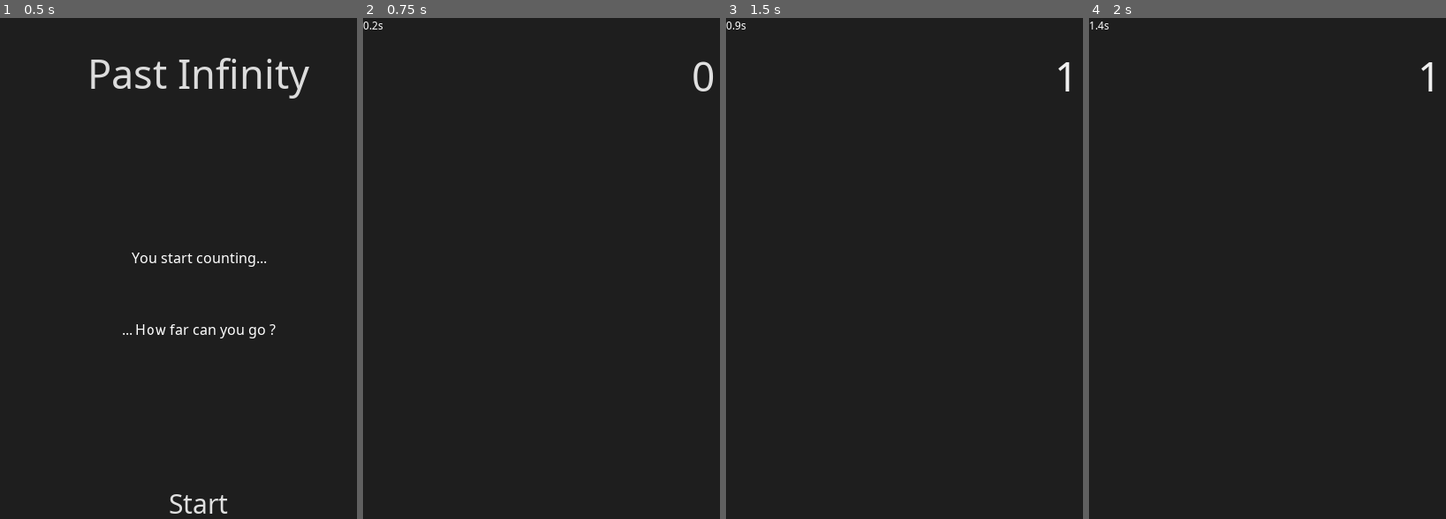
Above: before the commit, frames 1-4 (left to right).
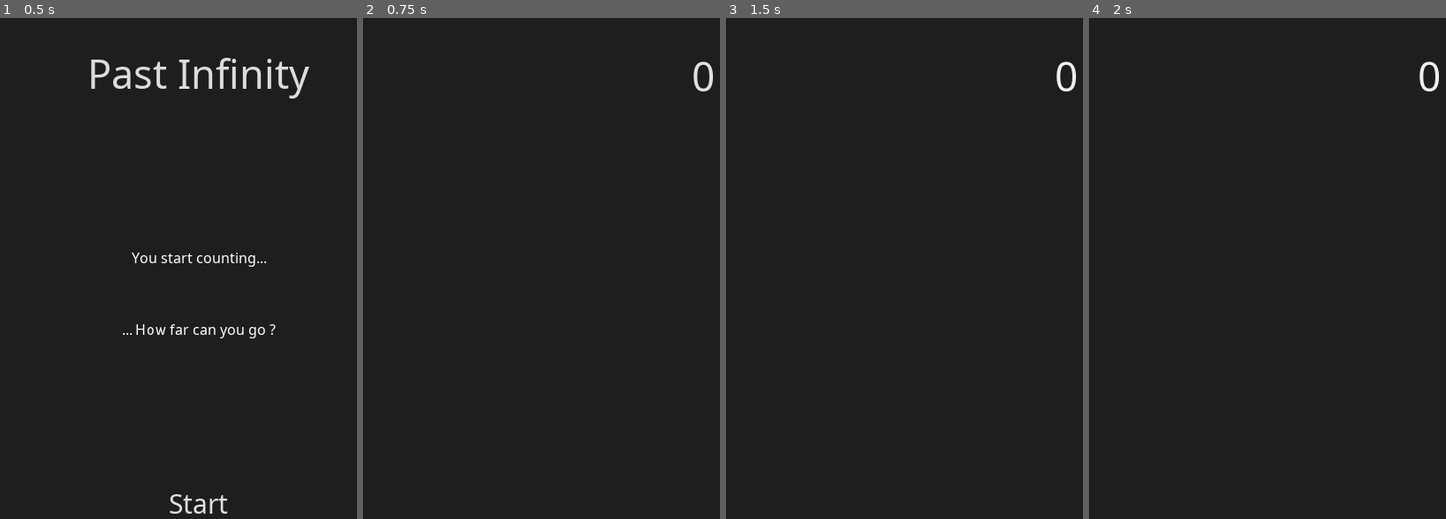
Above: after the commit, the same moments.

Repository: DanielNautre/PastInfinity
Game: Godot game, scene res://Scenes/Game.tscn
Same seed, same stepped clock (60 frames per second), same inputs: the game is played once before the commit and once after it.
Inputs:
- Up to frame 1 (0.5 s): no input
- Up to frame 2 (0.75 s): click "Start" at 0.5 s
- Up to frame 3 (1.5 s): click "0" at 1.25 s
- Up to frame 4 (2 s): no input

Frame 1 is identical in both runs. In frame 2, less than 0.1% of the frame differs, in the area x 0-6%, y 0-3%; in frame 3, 0.2%, in the area x 0-99%, y 0-15%; in frame 4, 0.2%.
Error after the commit: Parse Error: Unexpected indentation. (res://Scripts/Game.gd:254)

Commit message:
First pass at refactoring unlock_milestones

Diff:
--- a/Scripts/Game.gd
+++ b/Scripts/Game.gd
@@ -16,11 +16,11 @@
 # Game Stages (unlocked)
 var milestones= {
 	"game_started": false,
-	"counter_available": false,
-	"counter_bought": false,
-	"ten_counter1": false,
-	"ten_counter2": false,
-	"ten_counter3": false,
+	"counter1_available": false,
+	"counter1_bought": false,
+	"counter2_available": false,
+	"counter3_available": false,
+	"counter4_available": false,
 	"sacrifice_alpha_available": false,
 	"phishop_available": false,
 }
@@ -190,41 +190,42 @@
 	# FUTURE adapt formula as a way to pace the game
 	return wallet.alpha.exponent - 14
 
-func unlock_milestones(onload = false):
-	if milestones.game_started and onload:
+# TODO refactor completly, this is bad
+func unlock_milestones(onload = false, ms = null):
+	if milestones.game_started or ms == "game_started":
 		emit_signal("milestone_passed", "game_started")
 
-	if (wallet.alpha.isLargerThanOrEqualTo(10) and !milestones.counter_available) or (onload and milestones.counter_available):
-		emit_signal("milestone_passed", "counter_available")
-		if !milestones.counter_available:
-			milestones.counter_available = stats.time_since_start
-
-	if (counters.Counter1.lvl >= 1 and !milestones.counter_bought) or (onload and milestones.counter_bought):
-		emit_signal("milestone_passed", "counter_bought")
-		if !milestones.counter_bought:
-			milestones.counter_bought = stats.time_since_start
-
-	if (counters.Counter1.lvl >= 10 and !milestones.ten_counter1) or (onload and milestones.ten_counter1):
-		emit_signal("milestone_passed", "ten_counter1")
-		if !milestones.ten_counter1:
-			milestones.ten_counter1 = stats.time_since_start
-
-	if (counters.Counter2.lvl >= 10 and !milestones.ten_counter2) or (onload and milestones.ten_counter2):
-		emit_signal("milestone_passed", "ten_counter2")
-		if !milestones.ten_counter2:
-			milestones.ten_counter2 = stats.time_since_start
-
-	if (counters.Counter3.lvl >= 10 and !milestones.ten_counter3) or (onload and milestones.ten_counter3):
-		emit_signal("milestone_passed", "ten_counter3")
-		if !milestones.ten_counter3:
-			milestones.ten_counter3 = stats.time_since_start
+	if (onload and milestones.counter1_available) or ms == "counter1_available":
+		emit_signal("milestone_passed", "counter1_available")
+		if !milestones.counter1_available:
+			milestones.counter1_available = stats.time_since_start
+
+	if (counters.Counter1.lvl >= 1 and !milestones.counter1_bought) or (onload and milestones.counter1_bought):
+		emit_signal("milestone_passed", "counter1_bought")
+		if !milestones.counter1_bought:
+			milestones.counter1_bought = stats.time_since_start
+
+	if (counters.Counter1.lvl >= 10 and !milestones.counter2_available) or (onload and milestones.counter2_available):
+		emit_signal("milestone_passed", "counter2_available")
+		if !milestones.counter2_available:
+			milestones.counter2_available = stats.time_since_start
+
+	if (counters.Counter2.lvl >= 10 and !milestones.counter3_available) or (onload and milestones.counter3_available):
+		emit_signal("milestone_passed", "counter3_available")
+		if !milestones.counter3_available:
+			milestones.counter3_available = stats.time_since_start
+
+	if (counters.Counter3.lvl >= 10 and !milestones.counter4_available) or (onload and milestones.counter4_available):
+		emit_signal("milestone_passed", "counter4_available")
+		if !milestones.counter4_available:
+			milestones.counter4_available = stats.time_since_start
 
 	if (counters.Counter4.lvl >= 20 and !milestones.sacrifice_alpha_available) or (onload and milestones.sacrifice_alpha_available):
 		emit_signal("milestone_passed", "sacrifice_alpha_available")
 		if !milestones.sacrifice_alpha_available:
 			milestones.sacrifice_alpha_available = stats.time_since_start
 
-	if (wallet.phi.isLargerThanOrEqualTo(1) and !milestones.phishop_available) or (onload and milestones.phishop_available):
+	if (onload and milestones.phishop_available) or ms == "phishop_available":
 		emit_signal("milestone_passed", "phishop_available")
 		if !milestones.phishop_available:
 			milestones.phishop_available = stats.time_since_start
@@ -236,7 +237,7 @@
 	stats.number_clicked += 1
 	emit_signal("number_changed", [str(wallet["alpha"]), 0, float(wallet["alpha"].exponent) / 308])
 	if wallet.alpha.isLargerThanOrEqualTo(10):
-		unlock_milestones()
+		unlock_milestones(false, "counter1_available")
 
 
 func _on_BuyBtn_pressed(emitter):
@@ -250,7 +251,7 @@
 func _on_PhiSacrifice_pressed():
 	reset_alpha()
 	wallet.phi.add(calculate_phi())
-	unlock_milestones()
+		unlock_milestones(false, "phishop_available")
 
 
 ################
